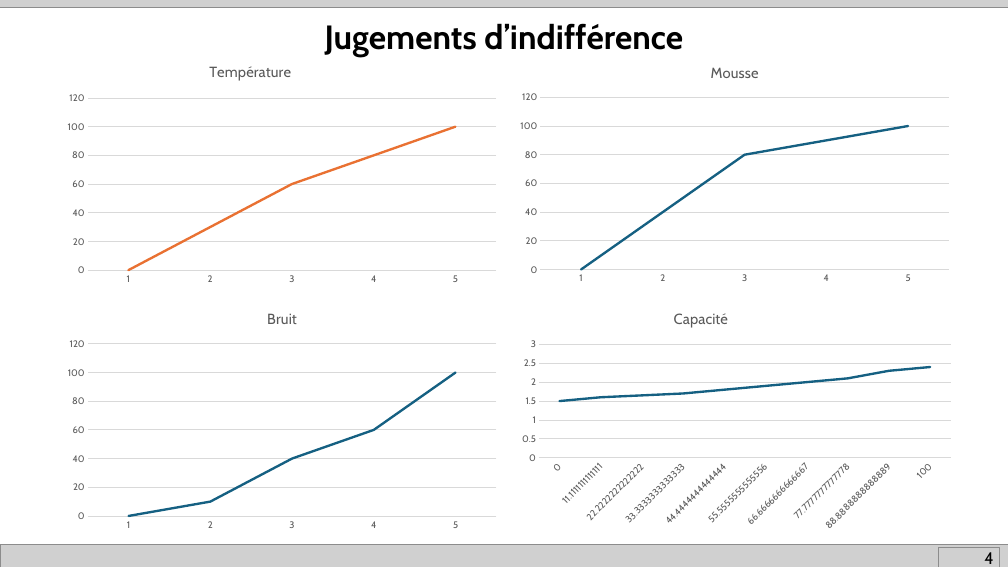
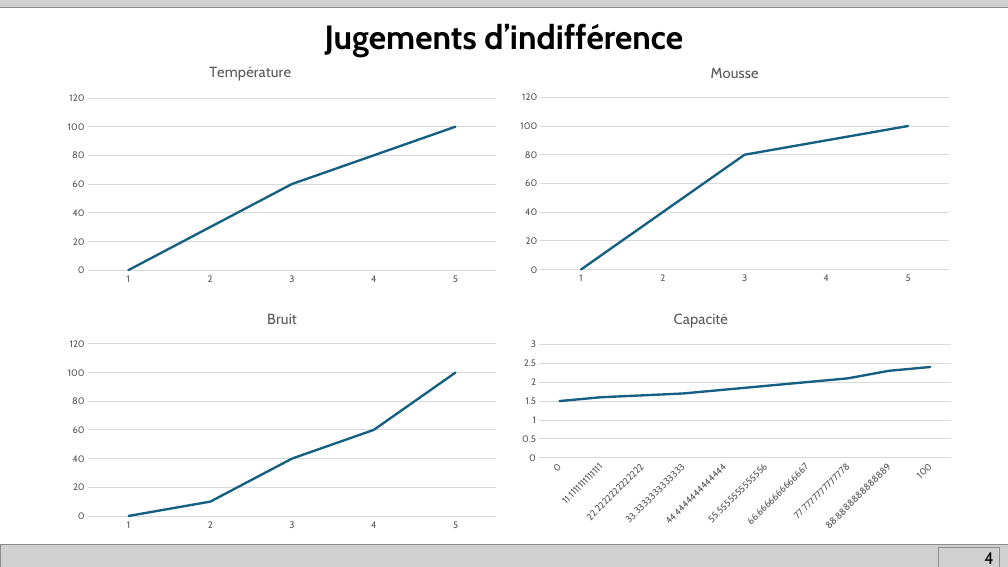
Before and after one commit to NoFOUC/projetaidmulticrit, a slide deck: slide 5 of Présentation.pptx. Drawn at 1008x567 pixels with LibreOffice and Linux fonts; fonts in the diff are those of the drawing; grey boxes stand for pictures. Boxes give left, top, right and bottom in pixels: in the first picture for what was removed or moved away, otherwise in the second. Text is boxed around its words. In the diff, an @@ line names an element or a change of style, - is before the commit and + after.

```diff
--- a/Présentation.pptx
+++ b/Présentation.pptx
@@ line chart at (x1=59, y1=51, x2=506, y2=290) @@
@@ colour of Series 1 #E97132 to #156082 @@
```
Also in this commit, not shown: 3 other slides changed, 1 other file.
